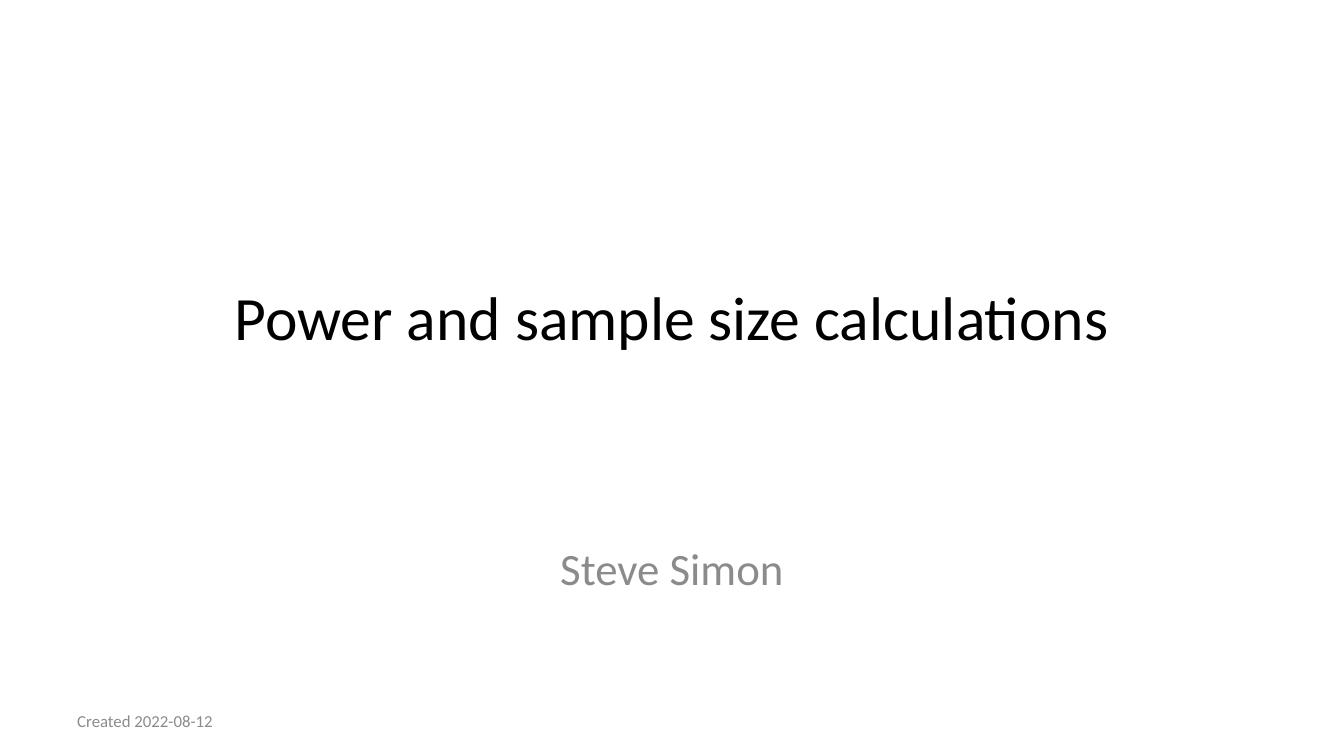
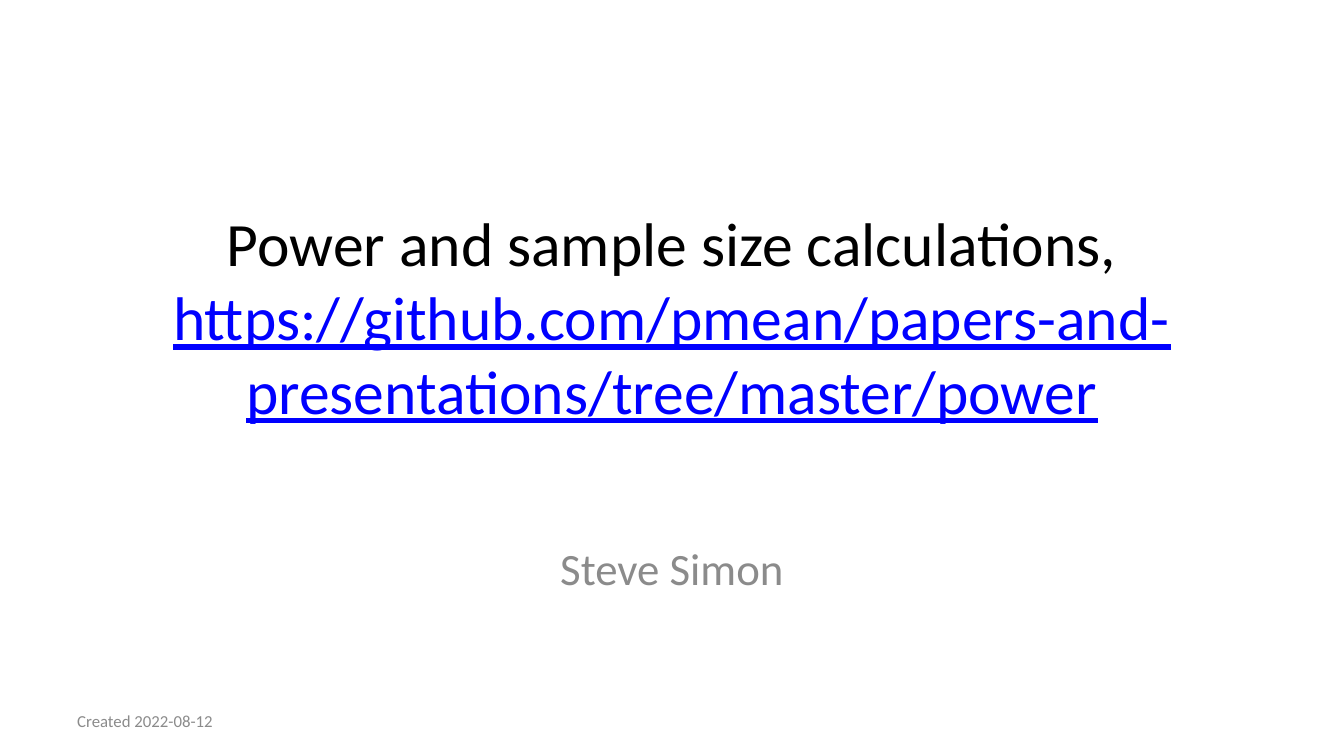
Before and after one commit to pmean/papers-and-presentations, a slide deck: slide 1 of power/power-and-sample-size-slides.pptx. Drawn at 1344x756 pixels with LibreOffice and Linux fonts; fonts in the diff are those of the drawing. Boxes give left, top, right and bottom in pixels: in the first picture for what was removed or moved away, otherwise in the second. Text is boxed around its words. In the diff, an @@ line names an element or a change of style, - is before the commit and + after.

Commit message:
Finalized power-and-sample-size-slides

```diff
--- a/power/power-and-sample-size-slides.pptx
+++ b/power/power-and-sample-size-slides.pptx
@@ title at box(173, 223, 1169, 424): text changed; text colour #000000 to #0000FF @@
-Power and sample size calculations
+Power and sample size calculations, https://github.com/pmean/papers-and-presentations/tree/master/power
```
Also in this commit, not shown: 6 other slides changed, 1 other file.
